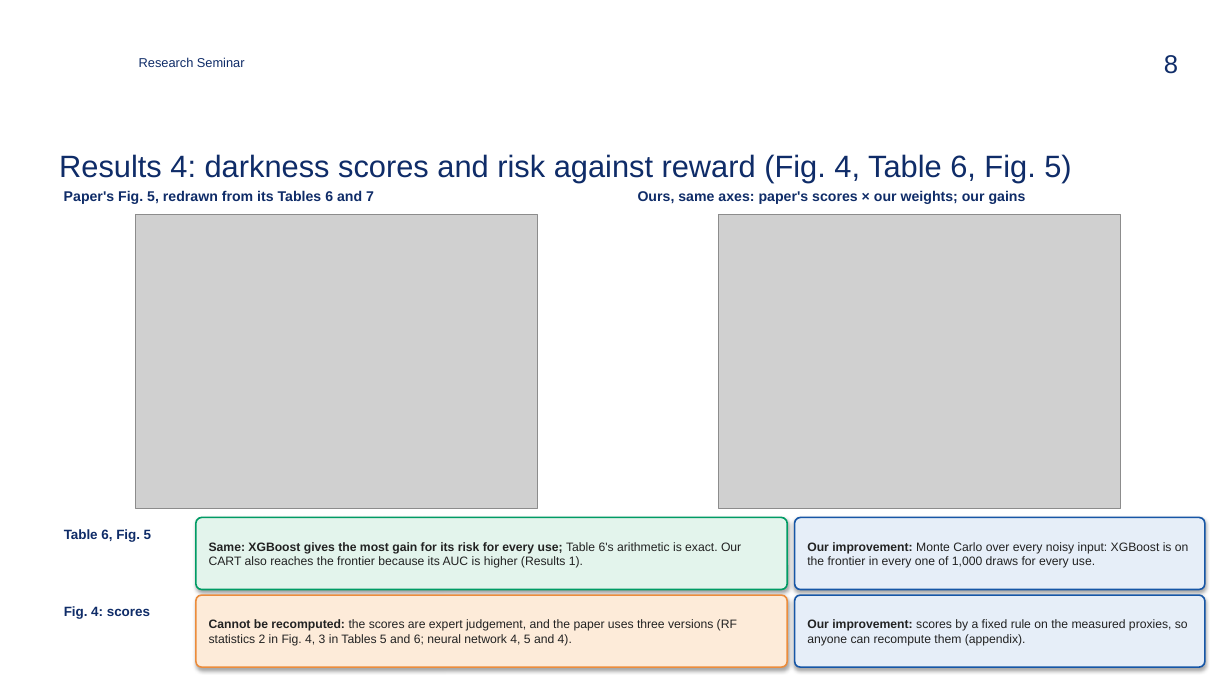
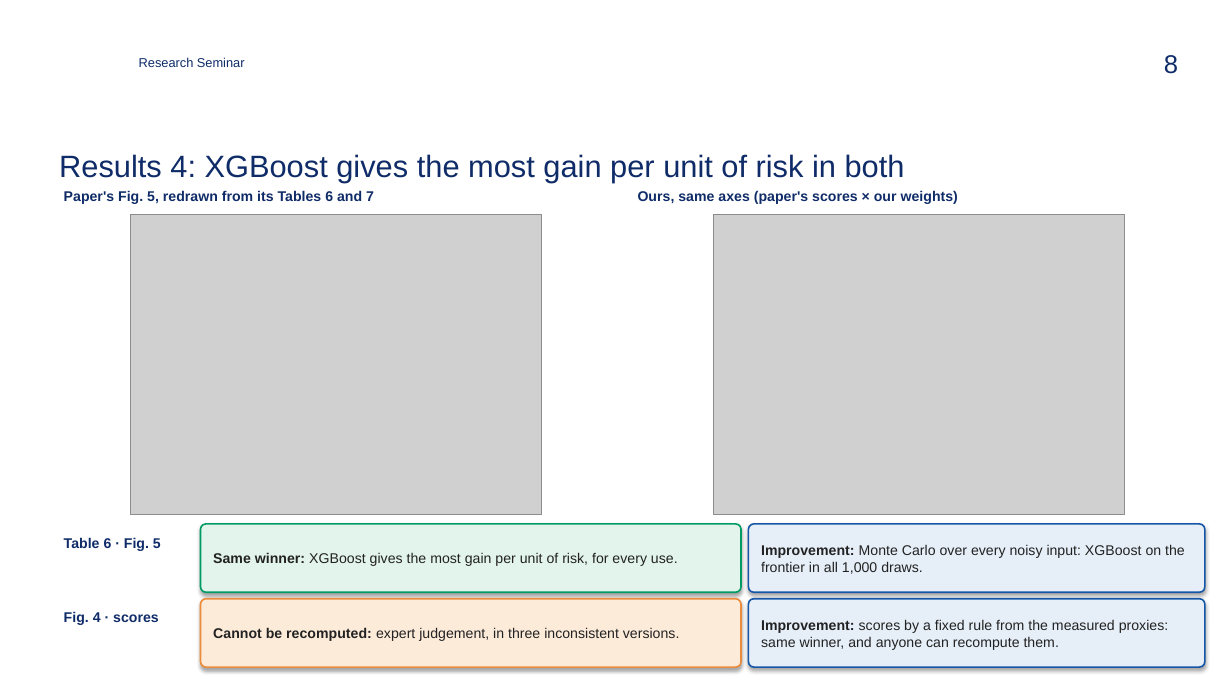
Before and after one commit to zavaz5/ml-model-risk, a slide deck: slide 8 of docs/presentation.pptx. Drawn at 1232x693 pixels with LibreOffice and Linux fonts; fonts in the diff are those of the drawing; grey boxes stand for pictures; background and template pictures are left out. Boxes give left, top, right and bottom in pixels: in the first picture for what was removed or moved away, otherwise in the second. Text is boxed around its words. In the diff, an @@ line names an element or a change of style, - is before the commit and + after.

```diff
--- a/docs/presentation.pptx
+++ b/docs/presentation.pptx
@@ title at (59,154,905,182): text changed @@
-Results 4: darkness scores and risk against reward (Fig. 4, Table 6, Fig. 5)
+Results 4: XGBoost gives the most gain per unit of risk in both
@@ text at (638,190,958,204): text changed @@
-Ours, same axes: paper's scores × our weights; our gains
+Ours, same axes (paper's scores × our weights)
@@ picture: place and size @@
-picture at (135,214,537,508)
+picture at (131,214,543,515)
@@ picture: place and size @@
-picture at (718,214,1120,508)
+picture at (714,214,1126,515)
@@ text at (64,537,161,551): text changed; size 10.5 to 11 pt @@
-Table 6, Fig. 5
+Table 6 · Fig. 5
@@ rounded rectangle "Same winner: XGBoost gives the ...": place and size @@
-rounded rectangle "Same winner: XGBoost gives the ..." at (196,518,787,590)
+rounded rectangle "Same winner: XGBoost gives the ..." at (201,524,741,592)
@@ rounded rectangle "Improvement: Monte Carlo over every ...": place and size @@
-rounded rectangle "Improvement: Monte Carlo over every ..." at (795,518,1205,590)
+rounded rectangle "Improvement: Monte Carlo over every ..." at (749,524,1205,592)
@@ text in rounded rectangle at (213,552,678,566): text changed; size 9.5 to 11 pt @@
-Same: XGBoost gives the most gain for its risk for every use; Table 6's arithmetic is exact. Our CART also reaches the frontier because its AUC is higher (Results 1).
+Same winner: XGBoost gives the most gain per unit of risk, for every use.
@@ text in rounded rectangle at (761,544,1185,574): text changed; size 9.5 to 11 pt @@
-Our improvement: Monte Carlo over every noisy input: XGBoost is on the frontier in every one of 1,000 draws for every use.
+Improvement: Monte Carlo over every noisy input: XGBoost on the frontier in all 1,000 draws.
@@ rounded rectangle "Cannot be recomputed: expert judgement, ...": place and size @@
-rounded rectangle "Cannot be recomputed: expert judgement, ..." at (196,595,787,667)
+rounded rectangle "Cannot be recomputed: expert judgement, ..." at (201,599,741,667)
@@ rounded rectangle "Improvement: scores by a fixed ...": place and size @@
-rounded rectangle "Improvement: scores by a fixed ..." at (795,595,1205,667)
+rounded rectangle "Improvement: scores by a fixed ..." at (749,599,1205,667)
@@ text at (64,611,159,625): text changed; size 10.5 to 11 pt @@
-Fig. 4: scores
+Fig. 4 · scores
@@ text in rounded rectangle at (213,627,680,641): text changed; size 9.5 to 11 pt @@
-Cannot be recomputed: the scores are expert judgement, and the paper uses three versions (RF statistics 2 in Fig. 4, 3 in Tables 5 and 6; neural network 4, 5 and 4).
+Cannot be recomputed: expert judgement, in three inconsistent versions.
@@ text in rounded rectangle at (761,619,1168,650): text changed; size 9.5 to 11 pt @@
-Our improvement: scores by a fixed rule on the measured proxies, so anyone can recompute them (appendix).
+Improvement: scores by a fixed rule from the measured proxies: same winner, and anyone can recompute them.
```
Also in this commit, not shown: 13 other slides changed, 19 other files.
